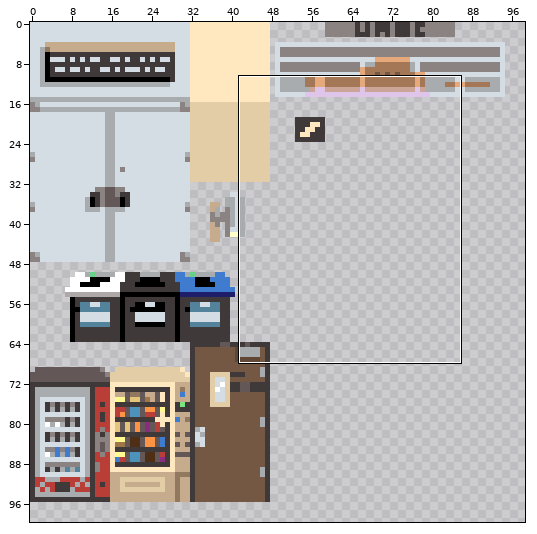
Two states of a sprite sheet, RGRPG/Assets/Resources/Sprites/Pixel/umbc_tile_indoor.png. The picture above shows the old version from afar; the outline marks the close-up.
Close-up. Before the commit:
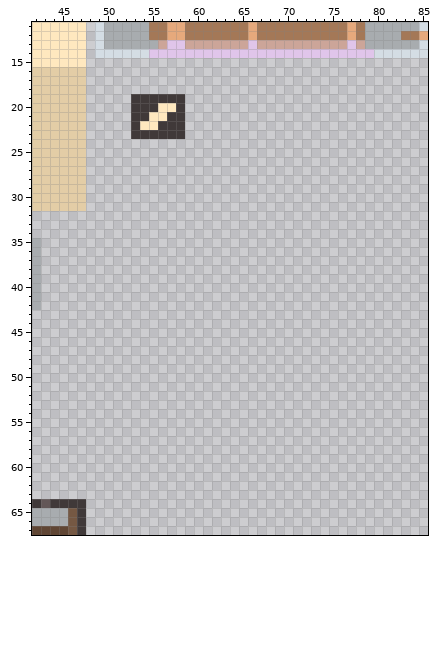
The file is 256x192 pixels. Shown: x 42..85, y 11..67. The wide view leaves out empty margins.
Now the later version:
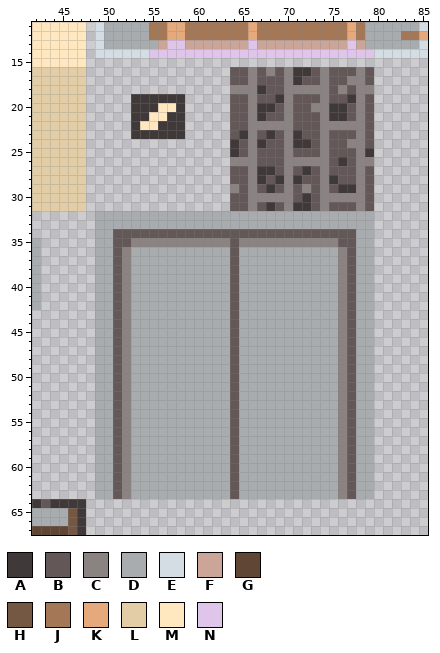
Palette (. is transparent): A #403939  B #635757  C #8b8282  D #a8acaf  E #d4dde4  F #cca599  G #604634  H #755843  J #a47857  K #e6a97c  L #e3cda6  M #ffe8bf  N #e0c5ea
The author wrote: Indoor tiles (not done)
Edits made:
Changed rows in their new state; - is an unchanged pixel.
first column x 49:
16 ---------------BBCBCBCAABCBBBCB
17 ---------------BBCBBBCABBCBBCCB
18 ---------------CCCABBCCCCCBCBCC
19 ---------------BBCBBACBBBCBBACB
20 ---------------BBCAABCBBCCAABCB
21 ---------------BBCABBCBBBCAABCB
22 ---------------BBCCCCCBBBCCCCCB
23 ---------------BACBABCABBCBBBCB
24 ---------------ABCABBCAABCBBCCB
25 ---------------ABCBBBCBBBCBBBCA
26 ---------------CCCBBBCCCCCBABCC
27 ---------------BBCAABCBABCBBBCB
28 ---------------BBCABACABBCABBCB
29 ---------------CBCBABCBCBCBAACB
30 ---------------BBCCCCCBABCCCCCB
31 ---------------BBCBABCAABCBBBCB
32 DDDDDDDDDDDDDDDDDDDDDDDDDDDDDDD
33 DDDDDDDDDDDDDDDDDDDDDDDDDDDDDDD
34 DDBBBBBBBBBBBBBBBBBBBBBBBBBBBDD
35 DDBBCCCCCCCCCCCBCCCCCCCCCCCBBDD
36 DDBCDDDDDDDDDDDBDDDDDDDDDDDCBDD
37 DDBCDDDDDDDDDDDBDDDDDDDDDDDCBDD
38 DDBCDDDDDDDDDDDBDDDDDDDDDDDCBDD
39 DDBCDDDDDDDDDDDBDDDDDDDDDDDCBDD
40 DDBCDDDDDDDDDDDBDDDDDDDDDDDCBDD
41 DDBCDDDDDDDDDDDBDDDDDDDDDDDCBDD
42 DDBCDDDDDDDDDDDBDDDDDDDDDDDCBDD
43 DDBCDDDDDDDDDDDBDDDDDDDDDDDCBDD
44 DDBCDDDDDDDDDDDBDDDDDDDDDDDCBDD
45 DDBCDDDDDDDDDDDBDDDDDDDDDDDCBDD
46 DDBCDDDDDDDDDDDBDDDDDDDDDDDCBDD
47 DDBCDDDDDDDDDDDBDDDDDDDDDDDCBDD
48 DDBCDDDDDDDDDDDBDDDDDDDDDDDCBDD
49 DDBCDDDDDDDDDDDBDDDDDDDDDDDCBDD
50 DDBCDDDDDDDDDDDBDDDDDDDDDDDCBDD
51 DDBCDDDDDDDDDDDBDDDDDDDDDDDCBDD
52 DDBCDDDDDDDDDDDBDDDDDDDDDDDCBDD
53 DDBCDDDDDDDDDDDBDDDDDDDDDDDCBDD
54 DDBCDDDDDDDDDDDBDDDDDDDDDDDCBDD
55 DDBCDDDDDDDDDDDBDDDDDDDDDDDCBDD
56 DDBCDDDDDDDDDDDBDDDDDDDDDDDCBDD
57 DDBCDDDDDDDDDDDBDDDDDDDDDDDCBDD
58 DDBCDDDDDDDDDDDBDDDDDDDDDDDCBDD
59 DDBCDDDDDDDDDDDBDDDDDDDDDDDCBDD
60 DDBCDDDDDDDDDDDBDDDDDDDDDDDCBDD
61 DDBCDDDDDDDDDDDBDDDDDDDDDDDCBDD
62 DDBCDDDDDDDDDDDBDDDDDDDDDDDCBDD
63 DDBCDDDDDDDDDDDBDDDDDDDDDDDCBDD
Boxes around the changes in both close-ups, in picture pixels (x1, y1, x2, y2):
added: (95, 67, 374, 499)
